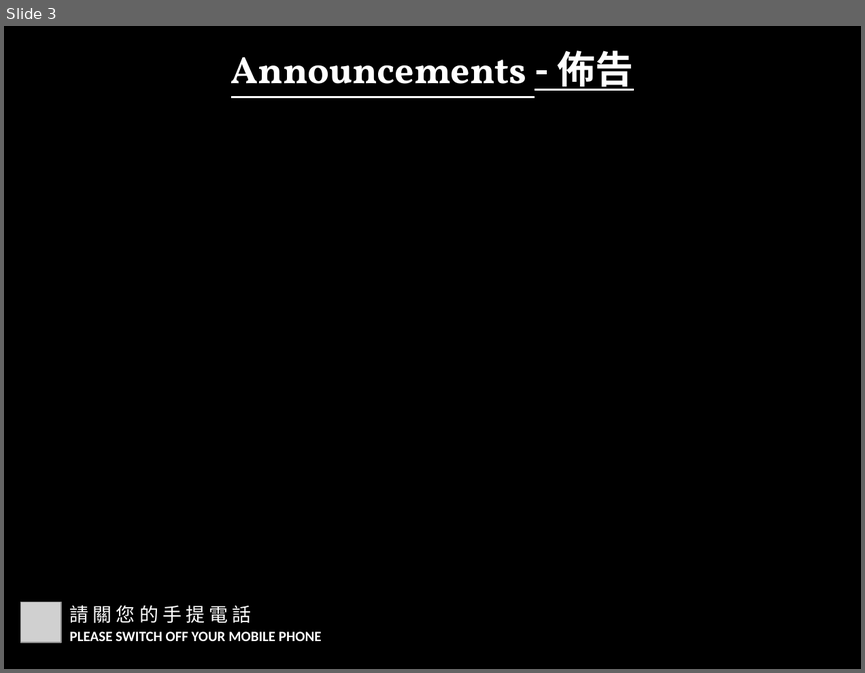
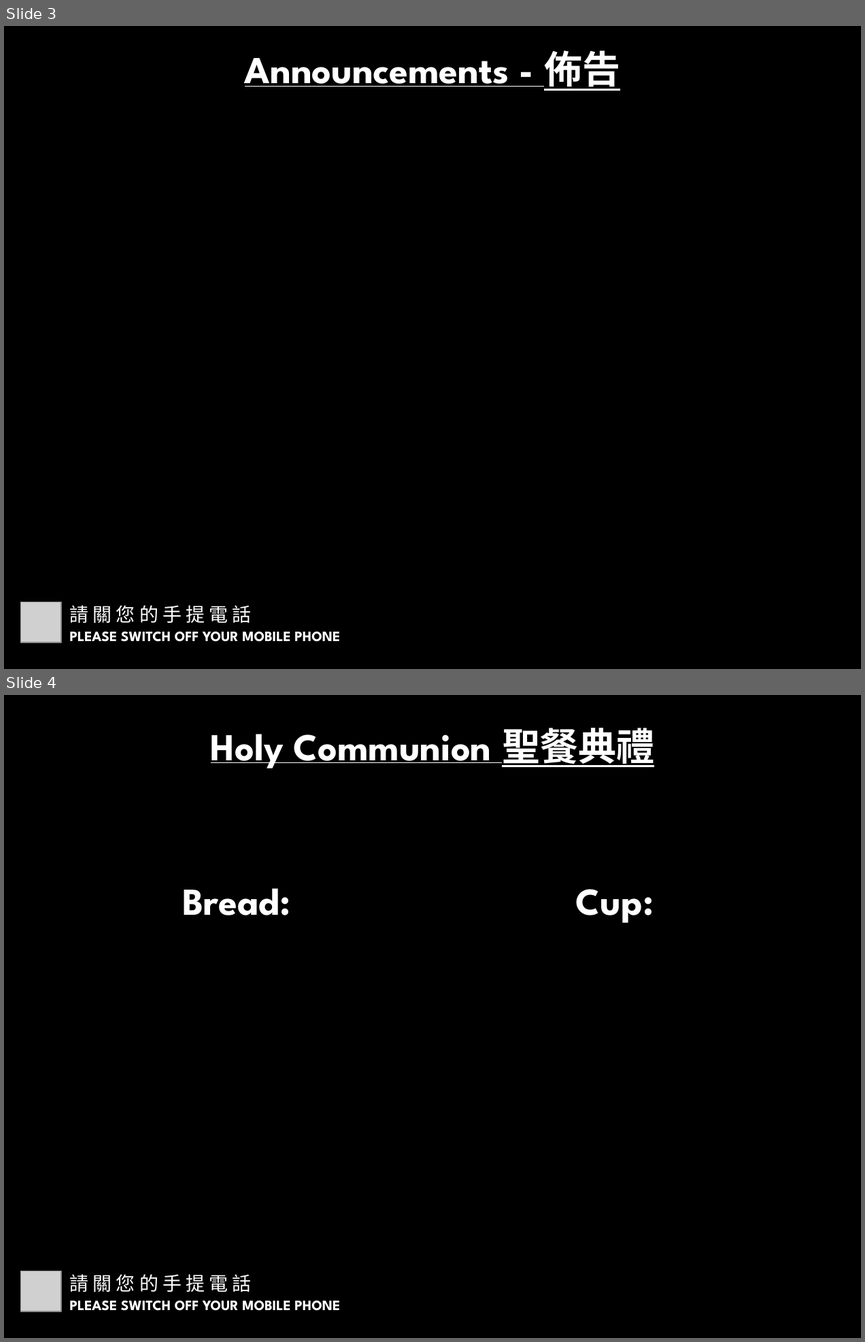
Before and after one commit to calebchanwy/tjc-powerpoint, a slide deck: TJCPowerPoint/Resources/Service4to3.pptx. Shown one above the other, each under a label of ours: slide 3 before the commit, slides 3 and 4 after it. The pictures are 865x673 and 865x1342 pixels, drawn with LibreOffice and Linux fonts; fonts in the diff are those of the drawing; grey boxes stand for pictures. Boxes give left, top, right and bottom in pixels: in the first picture for what was removed or moved away, otherwise in the second. Text is boxed around its words. In the diff, an @@ line names an element or a change of style, - is before the commit and + after.

```diff
--- a/TJCPowerPoint/Resources/Service4to3.pptx
+++ b/TJCPowerPoint/Resources/Service4to3.pptx
@@ slide 4 added at bbox=[4, 695, 861, 1338], background #000000 @@
@@ text added at bbox=[211, 728, 654, 768], 32 pt, text #FFFFFF, bold, underline @@
+Holy Communion 聖餐典禮
@@ text added at bbox=[182, 888, 290, 915], 32 pt, text #FFFFFF, bold @@
+Bread:
@@ text added at bbox=[576, 889, 653, 923], 32 pt, text #FFFFFF, bold @@
+Cup:
@@ picture added at bbox=[21, 1271, 61, 1311] @@
@@ text added at bbox=[70, 1274, 252, 1292], 16 pt, text #FFFFFF @@
+請 關 您 的 手 提 電 話
@@ text added at bbox=[70, 1300, 340, 1310], 12 pt, text #FFFFFF, bold @@
+PLEASE SWITCH OFF YOUR MOBILE PHONE
@@ slide 3 changed as well @@
@@ text "Announcements - 佈告" at bbox=[245, 50, 620, 91]: font Vollkorn to League Spartan in "Announcements"; font Noto Sans CJK SC to League Spartan in "- 佈告" @@
@@ text "請 關 您 的 手 ..." at bbox=[70, 605, 252, 623]: font Calibri to League Spartan @@
@@ text "PLEASE SWITCH OFF YOUR MOBILE ..." at bbox=[70, 631, 340, 641]: font Calibri to League Spartan @@
```
Also in this commit, not shown: 3 other slides changed, 17 other files.
